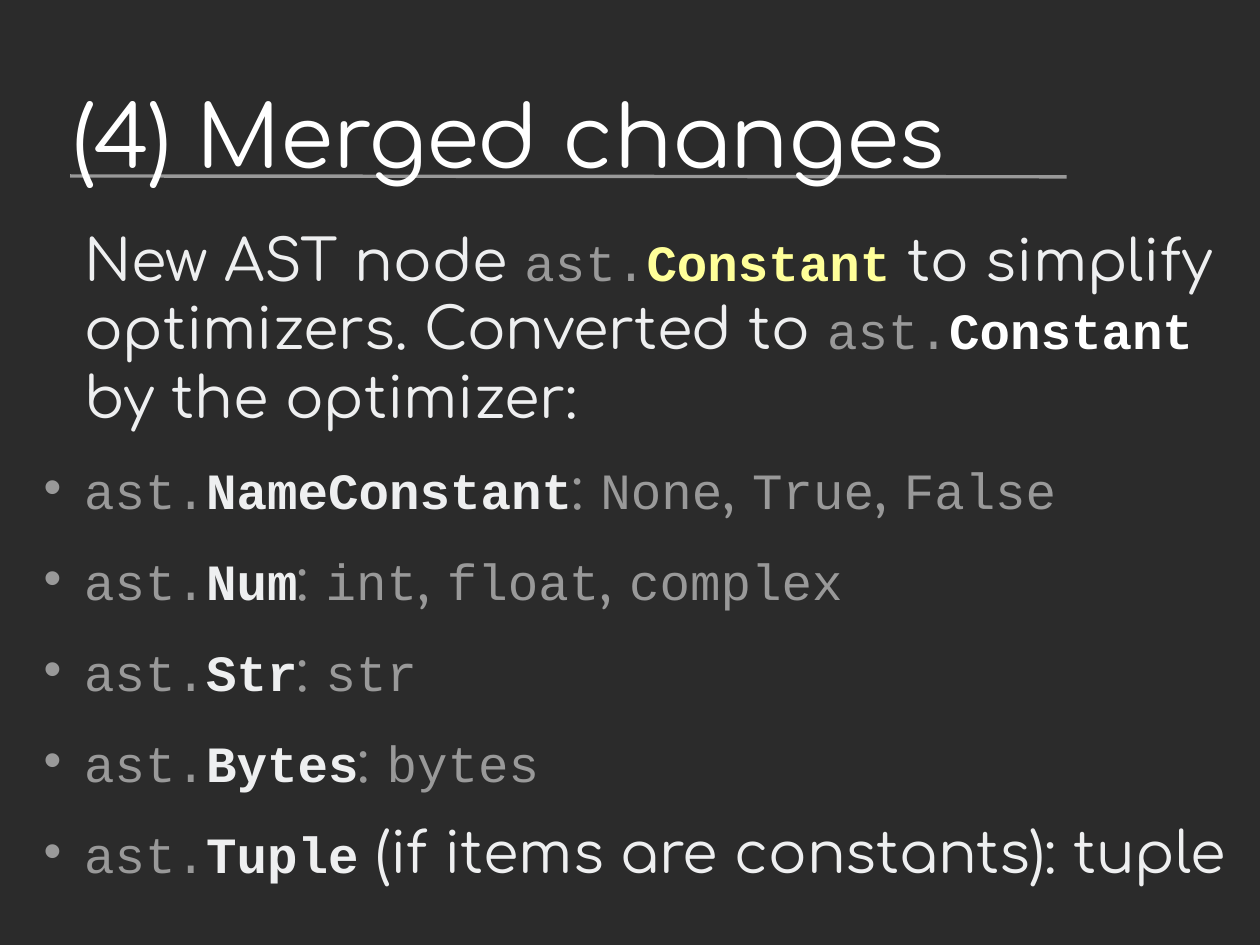
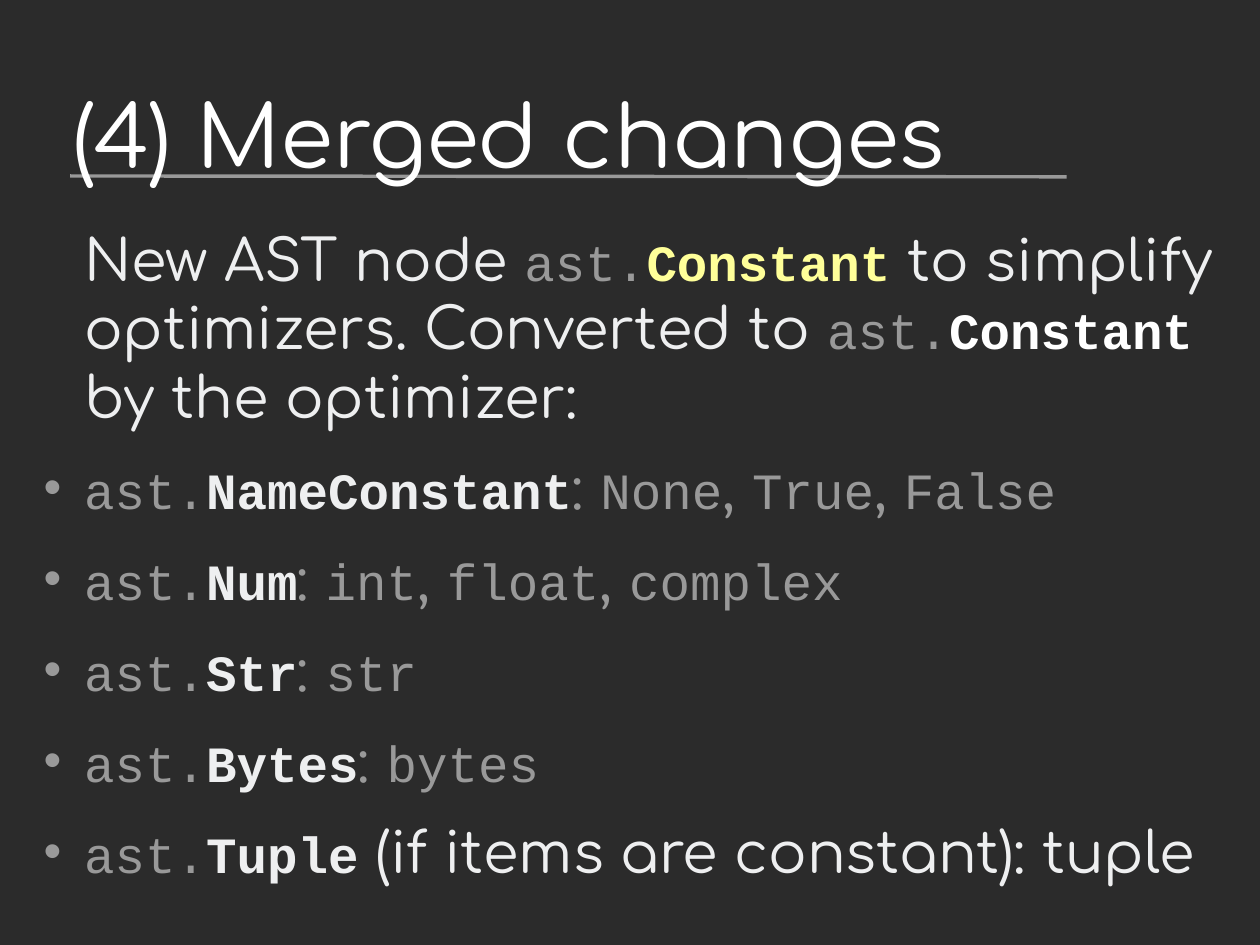
Before and after one commit to vstinner/talks, a slide deck: slide 29 of 2016-FOSDEM/fat_python.odp. Drawn at 1260x945 pixels with LibreOffice and Linux fonts; fonts in the diff are those of the drawing; background and template pictures are left out; a plain dark background stands for a picture behind light text. Boxes give left, top, right and bottom in pixels: in the first picture for what was removed or moved away, otherwise in the second. Text is boxed around its words. In the diff, an @@ line names an element or a change of style, - is before the commit and + after.

```diff
--- a/2016-FOSDEM/fat_python.odp
+++ b/2016-FOSDEM/fat_python.odp
@@ text at <box>84,828,1194,887</box>: text changed @@
-• ast.Tuple (if items are constants): tuple
+• ast.Tuple (if items are constant): tuple
```
Also in this commit, not shown: 8 other slides changed, 4 slides added, 1 other file.
